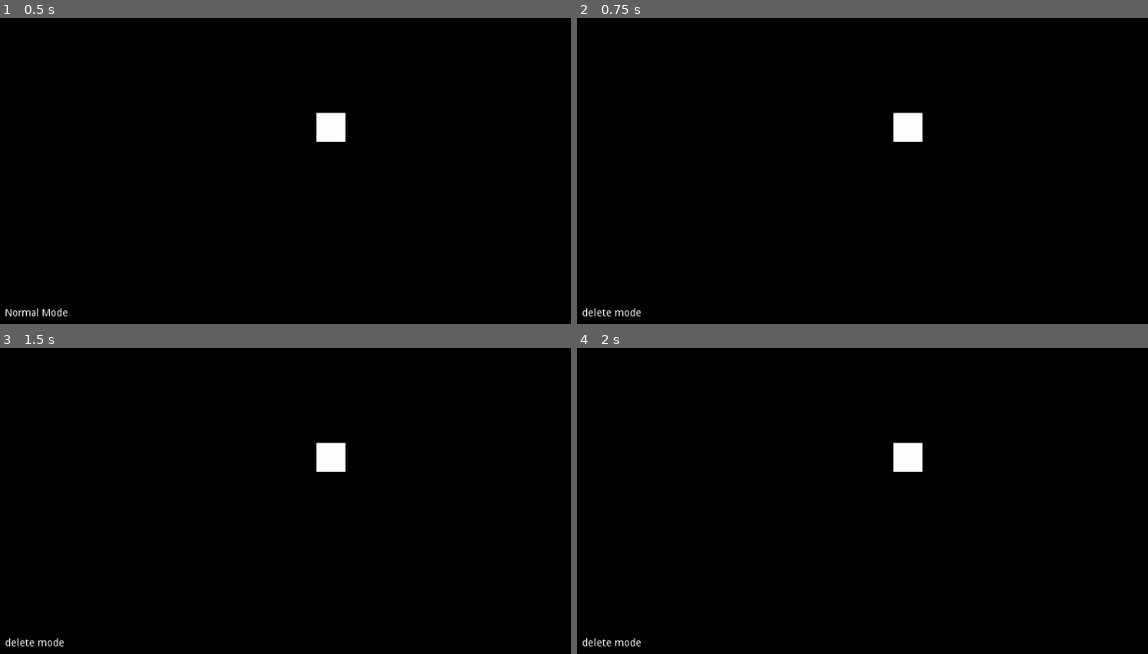
Above: before the commit, frames 1-4 (two rows, left to right).
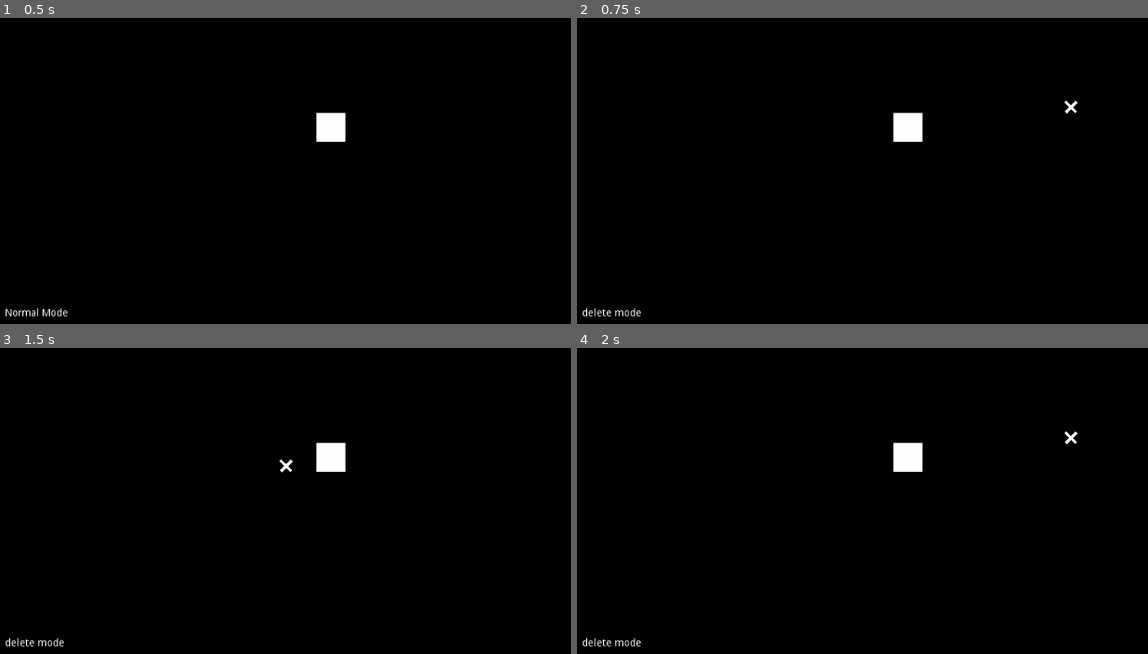
Above: after the commit, the same moments.

Repository: Aki78/GodotCPUDesign
Game: Godot game, scene res://Game.tscn
Two runs of this game, one before a commit and one after it. Both use one fixed random seed, a clock stepped at 60 frames per second and the inputs below. The engine's default icon, where the game draws it, is replaced by a stand-in: a white triangle on a blue panel in a dark square.
Inputs (mouse positions are in pixels of both pictures, inside the frame that each line leads up to):
- Up to frame 1 (0.5 s): no input
- Up to frame 2 (0.75 s): tap Enter at 0.5 s; move the mouse to (1073, 106) at 0.52 s; hold X (delete) from 0.53 s (still down); click (1073, 106) at 0.67 s
- Up to frame 3 (1.5 s): release X (delete) at 1.25 s; tap Space at 1.25 s; drag from (182, 479) to (491, 436) at 1.27 s
- Up to frame 4 (2 s): no input

Frame 1 is identical in both runs. In frame 2, less than 0.1% of the frame differs, in the area x 85-88%, y 26-32%; in frame 3, less than 0.1%; in frame 4, less than 0.1%.

Commit message:
added x image to delete mode

Diff:
--- a/Delete.gd
+++ b/Delete.gd
@@ -1,12 +1,19 @@
 extends Area2D
+
+func _ready():
+	$ColorRect.hide()
+	$ColorRect2.hide()
 
 
 func _input(event):
 
 	if event.is_action_pressed("delete") and Singleton.mode == "normal":
 		Singleton.mode = "delete"
+		$ColorRect.show()
+		$ColorRect2.show()
 	if event.is_action_pressed("grab") and Singleton.mode == "normal":
 		Singleton.mode = "grab"
+
 		for area in get_overlapping_areas():
 			area.set_grab()
 
@@ -18,11 +25,13 @@
 				area.queue_free()
 			if area.is_in_group("wires"):
 				get_tree().call_group(area.group_name, "queue_free")
-
+	if event.is_action_pressed("escape"):
+		$ColorRect.hide()
+		$ColorRect2.hide()
 
 func set_grab():
 	pass
 
 
-func _process(delta):
+func _physics_process(delta):
 	position = get_global_mouse_position()
--- a/Game.tscn
+++ b/Game.tscn
@@ -1,7 +1,7 @@
-[gd_scene load_steps=12 format=2]
+[gd_scene load_steps=11 format=2]
 
 [ext_resource path="res://Wires.gd" type="Script" id=1]
-[ext_resource path="res://Delete.gd" type="Script" id=2]
+[ext_resource path="res://MouseTip.tscn" type="PackedScene" id=2]
 [ext_resource path="res://Switches.gd" type="Script" id=3]
 [ext_resource path="res://Label.gd" type="Script" id=4]
 [ext_resource path="res://Camera2D.gd" type="Script" id=5]
@@ -21,8 +21,6 @@
 glow_bicubic_upscale = true
 glow_high_quality = true
 
-[sub_resource type="CircleShape2D" id=2]
-
 [sub_resource type="RectangleShape2D" id=3]
 extents = Vector2( 7.25, 7.75 )
 
@@ -39,11 +37,7 @@
 [node name="Switches" type="Node2D" parent="."]
 script = ExtResource( 3 )
 
-[node name="MouseTip" type="Area2D" parent="."]
-script = ExtResource( 2 )
-
-[node name="MouseTipShape" type="CollisionShape2D" parent="MouseTip"]
-shape = SubResource( 2 )
+[node name="MouseTip" parent="." instance=ExtResource( 2 )]
 
 [node name="Camera2D" type="Camera2D" parent="."]
 current = true
--- /dev/null
+++ b/MouseTip.tscn
@@ -0,0 +1,27 @@
+[gd_scene load_steps=3 format=2]
+
+[ext_resource path="res://Delete.gd" type="Script" id=1]
+
+[sub_resource type="CircleShape2D" id=2]
+
+[node name="MouseTip" type="Area2D"]
+script = ExtResource( 1 )
+
+[node name="MouseTipShape" type="CollisionShape2D" parent="."]
+shape = SubResource( 2 )
+
+[node name="ColorRect" type="ColorRect" parent="."]
+margin_left = -6.0
+margin_top = -9.0
+margin_right = 34.0
+margin_bottom = -2.0
+rect_rotation = 45.0
+rect_scale = Vector2( 0.522903, 0.522903 )
+
+[node name="ColorRect2" type="ColorRect" parent="."]
+margin_left = -8.0
+margin_top = 6.0
+margin_right = 32.0
+margin_bottom = 13.0
+rect_rotation = -45.0
+rect_scale = Vector2( 0.522903, 0.522903 )
